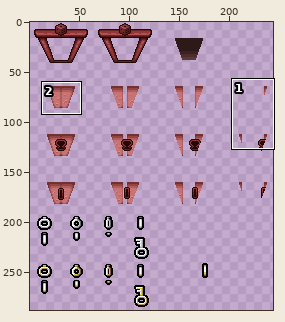
Sprite sheet, stored at resources/gfx/grid/00_rd_diceroom.png. Above: a wide view before the commit, with the close-up outlined.
Close-up. Before:
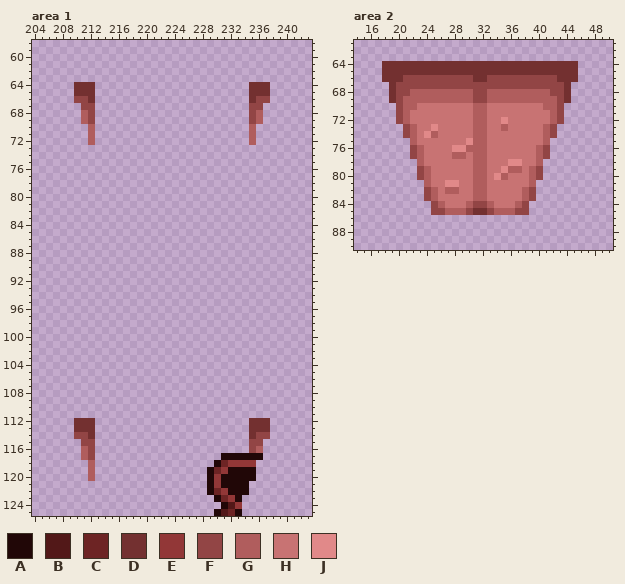
The file is 256x288 pixels. Colours within 5 levels of each other are drawn and written as one. Shown: area 1: x 204..243, y 58..125; area 2: x 14..50, y 61..90. The wide view leaves out empty margins. The commit also changed other parts of the picture, which this record leaves out.
Palette (. is transparent): A #210707  B #521818  C #6d2424  D #733030  E #923737  F #924545  G #b05d5d  H #c87373  J #e18989
Pixels before, area 1 (only the part around the change), first column x 206:
 58 ....................................
 59 ....................................
 60 ....................................
 61 ....................................
 62 ....................................
 63 ....................................
 64 ....DDD......................DDD....
 65 ....DDD......................DDD....
 66 ....FFD......................DFF....
 67 .....FF......................FF.....
 68 .....GF......................FG.....
 69 .....GF......................FG.....
 70 ......G......................G......
 71 ......G......................G......
 72 ......G......................G......
 73 ....................................
 74 ....................................
 75 ....................................
 76 ....................................
 77 ....................................
 78 ....................................
 79 ....................................
 80 ....................................
 81 ....................................
 82 ....................................
 83 ....................................
 84 ....................................
 85 ....................................
 86 ....................................
 87 ....................................
 88 ....................................
 89 ....................................
 90 ....................................
 91 ....................................
 92 ....................................
 93 ....................................
 94 ....................................
 95 ....................................
 96 ....................................
 97 ....................................
 98 ....................................
 99 ....................................
100 ....................................
101 ....................................
102 ....................................
103 ....................................
104 ....................................
105 ....................................
106 ....................................
107 ....................................
108 ....................................
109 ....................................
110 ....................................
111 ....................................
112 ....DDD......................DDD....
113 ....DDD......................DDD....
114 ....FFD......................DFF....
115 .....FF......................FF.....
116 .....GF......................FG.....
117 .....GF..................AAAAAA.....
118 ......G.................ACEEEE......
119 ......G................ACEAAAA......
120 ......G................AEAAAAA......
121 .......................AEAAAA.......
122 .......................ACEAAA.......
123 ........................ACEA........
124 .........................ABE........
125 ........................ABCA........
Pixels before, area 2, first column x 18:
64 DDDDDDDDDDDDDDDDDDDDDDDDDDDD
65 DDDDDDDDDDDDDDDDDDDDDDDDDDDD
66 DDDFFFFFFFFFFDDFFFFFFFFFFDDD
67 .DFFFFFFFFFFFFFFFFFFFFFFFFD.
68 .DFFGGGGGGGGGFFGGGGGGGGGFFD.
69 .DFGGGGGGGGGGFFGGGGGGGGGGFD.
70 ..FGGHHHHHHHHGGHHHHHHHHGGF..
71 ..FGHHHHHHHHHGGHHHHHHHHHGF..
72 ..FGHHHHHHHHHGGHHJHHHHHHGF..
73 ...FGHHJHHHHHGGHHGHHHHHGF...
74 ...FGHJGHHHHHGGHHHHHHHHGF...
75 ....GHHHHHHHJGGHHHHHHHHG....
76 ....FGHHHHJJGGGHHHHHHHGF....
77 ....FGHHHHGGHGGHHHHHHHGF....
78 .....GHHHHHHHGGHHHJJHHG.....
79 .....FGHHHHHHGGHHJGGHGF.....
80 .....FGHHHHHHGGHJGHHHGF.....
81 ......GHHJJHHGGHHHHHHG......
82 ......FGHGGHHGGHHHHHGF......
83 ......FGHHHHHGGHHHHHGF......
84 .......FGHHHGFFGHHHGF.......
85 .......FFGGGFDDFGGGFF.......
After the commit:
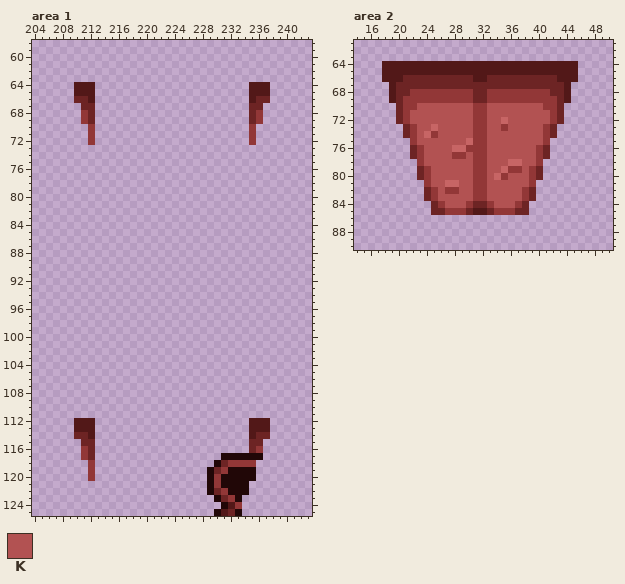
Colours new in this view: K #b25252
What changed:
colour J: #e18989 -> #c76565
Changed rows in their new state; - is a pixel that keeps its letter.
Area 1:
first column x 210:
 64 BBB----------------------BBB
 65 BBB----------------------BBB
 66 CCB----------------------BCC
 67 -CC----------------------CC-
 68 -EC----------------------CE-
 69 -EC----------------------CE-
 70 --E----------------------E--
 71 --E----------------------E--
 72 --E----------------------E--
first column x 210:
112 BBB----------------------BBB
113 BBB----------------------BBB
114 CCB----------------------BCC
115 -CC----------------------CC-
116 -EC----------------------CE-
117 -EC-------------------------
118 --E-------------------------
119 --E-------------------------
120 --E-------------------------
Area 2:
first column x 18:
64 BBBBBBBBBBBBBBBBBBBBBBBBBBBB
65 BBBBBBBBBBBBBBBBBBBBBBBBBBBB
66 BBBCCCCCCCCCCBBCCCCCCCCCCBBB
67 -BCCCCCCCCCCCCCCCCCCCCCCCCB-
68 -BCCEEEEEEEEECCEEEEEEEEECCB-
69 -BCEEEEEEEEEECCEEEEEEEEEECB-
70 --CEEKKKKKKKKEEKKKKKKKKEEC--
71 --CEKKKKKKKKKEEKKKKKKKKKEC--
72 --CEKKKKKKKKKEEKK-KKKKKKEC--
73 ---CEKK-KKKKKEEKKEKKKKKEC---
74 ---CEK-EKKKKKEEKKKKKKKKEC---
75 ----EKKKKKKK-EEKKKKKKKKE----
76 ----CEKKKK--EEEKKKKKKKEC----
77 ----CEKKKKEEKEEKKKKKKKEC----
78 -----EKKKKKKKEEKKK--KKE-----
79 -----CEKKKKKKEEKK-EEKEC-----
80 -----CEKKKKKKEEK-EKKKEC-----
81 ------EKK--KKEEKKKKKKE------
82 ------CEKEEKKEEKKKKKEC------
83 ------CEKKKKKEEKKKKKEC------
84 -------CEKKKECCEKKKEC-------
85 -------CCEEECBBCEEECC-------
